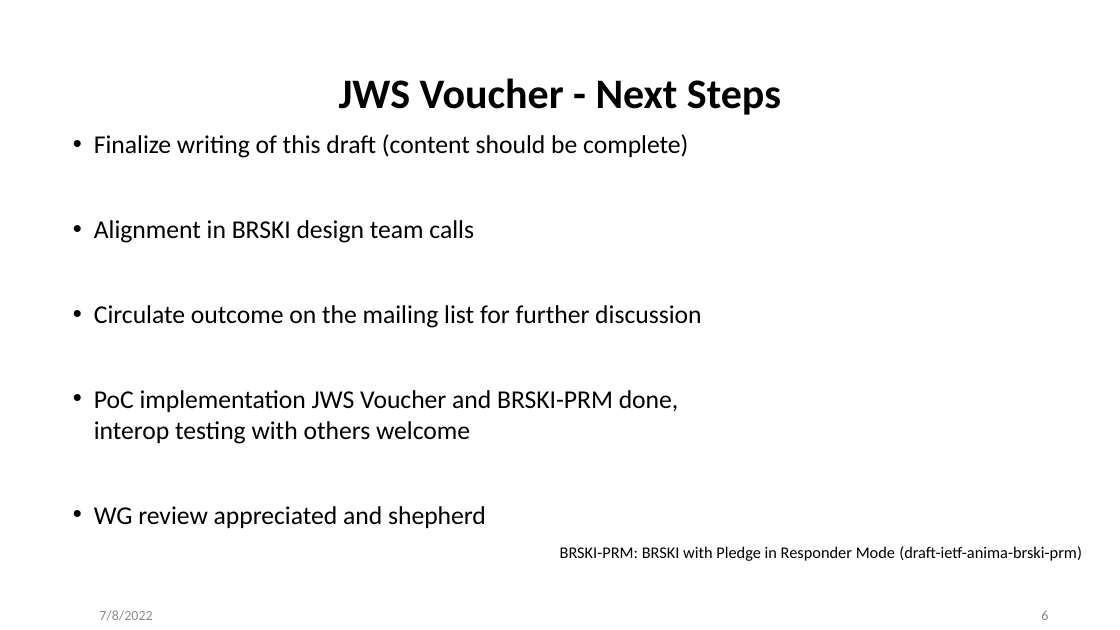
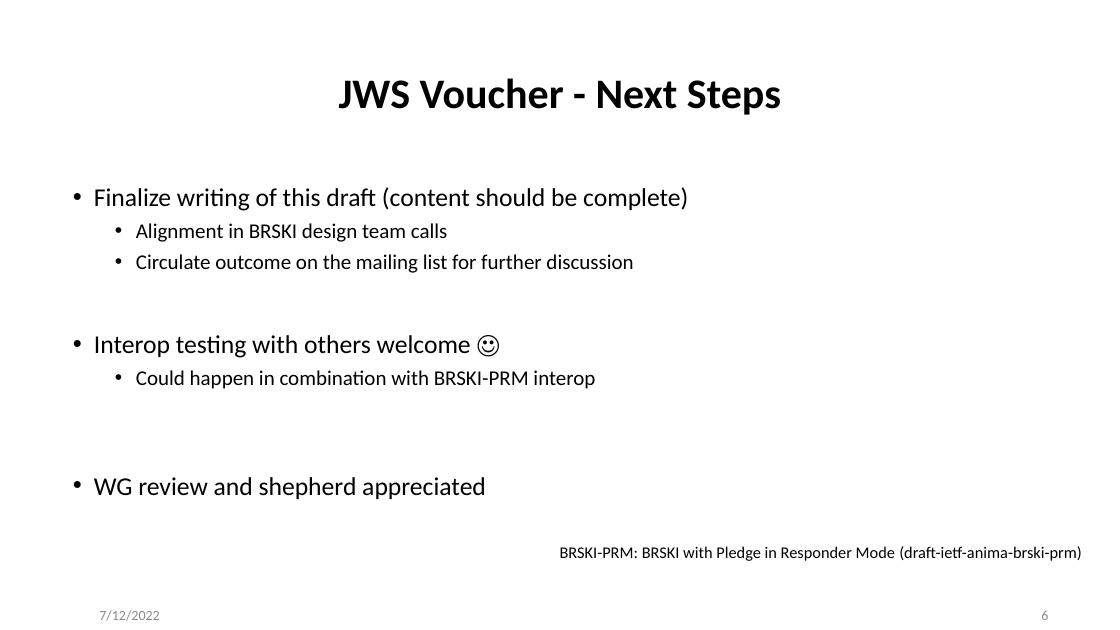
Before and after one commit to anima-wg/anima-jws-voucher, a slide deck: slide 6 of presentations/ietf114-anima-jws-voucher.pptx. Drawn at 1120x630 pixels with LibreOffice and Linux fonts; fonts in the diff are those of the drawing. Boxes give left, top, right and bottom in pixels: in the first picture for what was removed or moved away, otherwise in the second. Text is boxed around its words. In the diff, an @@ line names an element or a change of style, - is before the commit and + after.

Commit message:
added: "Q&A", updates on "Next Steps" and "Abbreviations, References" slides

```diff
--- a/presentations/ietf114-anima-jws-voucher.pptx
+++ b/presentations/ietf114-anima-jws-voucher.pptx
@@ text "Finalize writing of this draft ...": place and size @@
-text "Finalize writing of this draft ..." at (94, 134, 701, 528)
+text "Finalize writing of this draft ..." at (94, 187, 688, 499)
@@ text at (136, 223, 633, 273): size 22 to 18 pt in "Alignment in BRSKI design team calls", "Circulate outcome on the mailing list for ..."; list level 1 to 2 in "Alignment in BRSKI design team ..."; list level 1 to 2 in "Circulate outcome on the mailing ..." @@
@@ text at (94, 335, 595, 499): text changed @@
-• PoC implementation JWS Voucher and BRSKI-PRM done,
-  interop testing with others welcome
-• WG review appreciated and shepherd
+• Interop testing with others welcome ☺
+  • Could happen in combination with BRSKI-PRM interop
+• WG review and shepherd appreciated
@@ text at (99, 610, 159, 621): text changed @@
-7/8/2022
+7/12/2022
```
Also in this commit, not shown: 6 other slides changed, 1 slide added.
